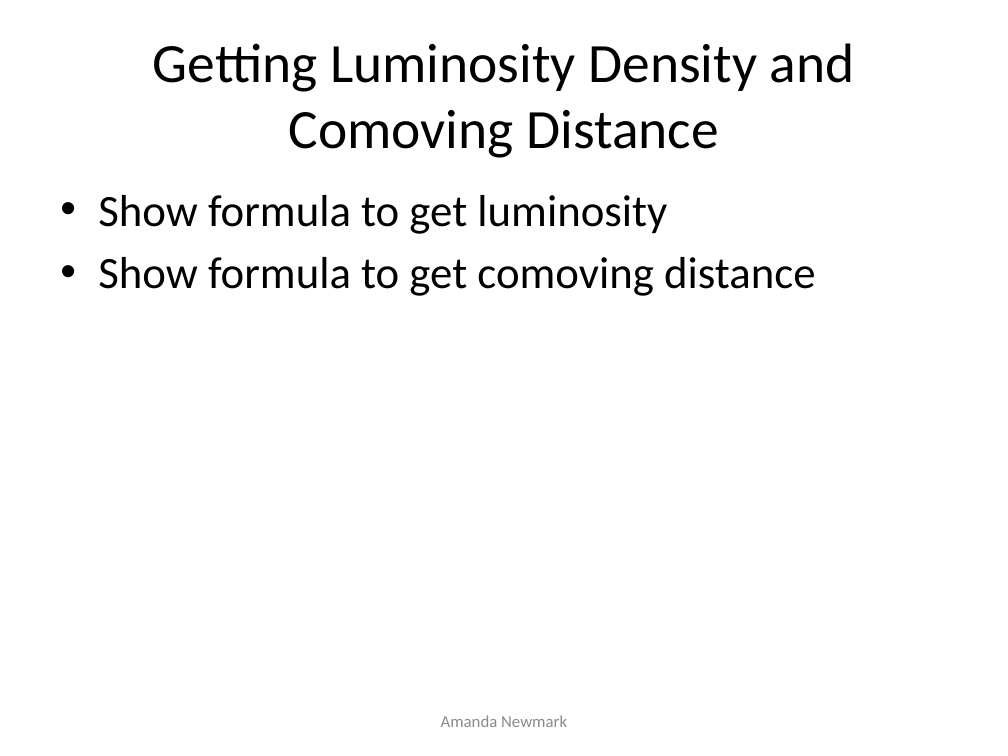
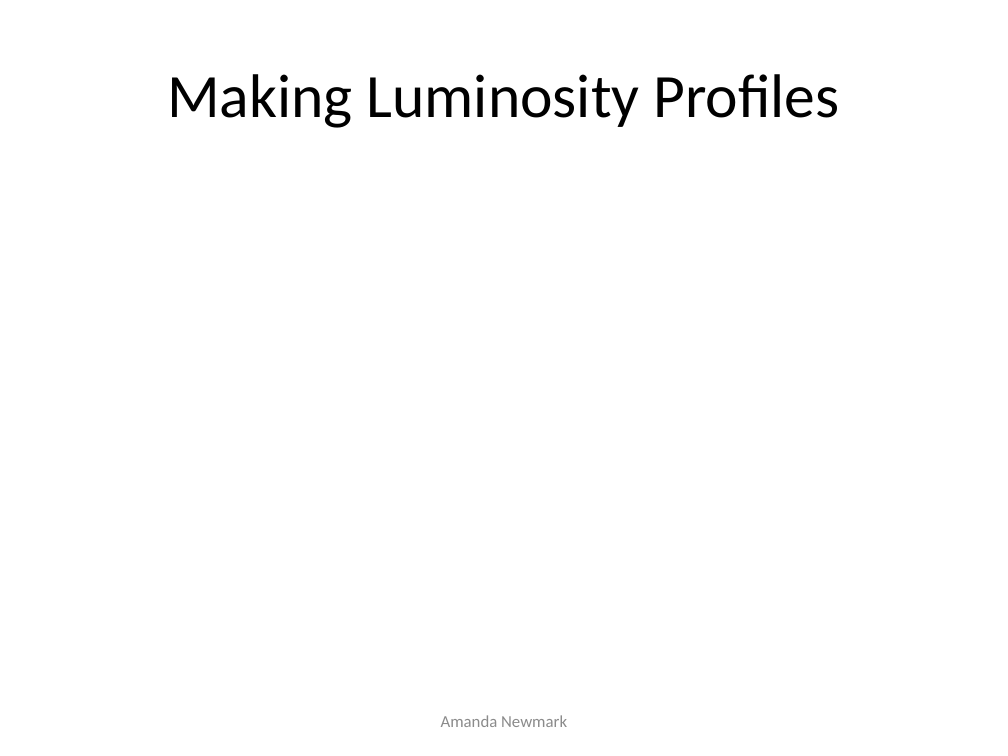
Before and after one commit to anewmark/galaxy_dark_matter, a slide deck: slide 5 of big_presentation.pptx. Drawn at 1008x756 pixels with LibreOffice and Linux fonts; fonts in the diff are those of the drawing. Boxes give left, top, right and bottom in pixels: in the first picture for what was removed or moved away, otherwise in the second. Text is boxed around its words. In the diff, an @@ line names an element or a change of style, - is before the commit and + after.

Commit message:
editing big presentation

```diff
--- a/big_presentation.pptx
+++ b/big_presentation.pptx
@@ title at (167,74,839,128): text changed; size 39.6 to 44 pt @@
-Getting Luminosity Density and Comoving Distance
+Making Luminosity Profiles
@@ text removed at (98,195,815,296) @@
-• Show formula to get luminosity
-• Show formula to get comoving distance
```
Also in this commit, not shown: 8 other slides changed, 5 slides added, 25 other files.
